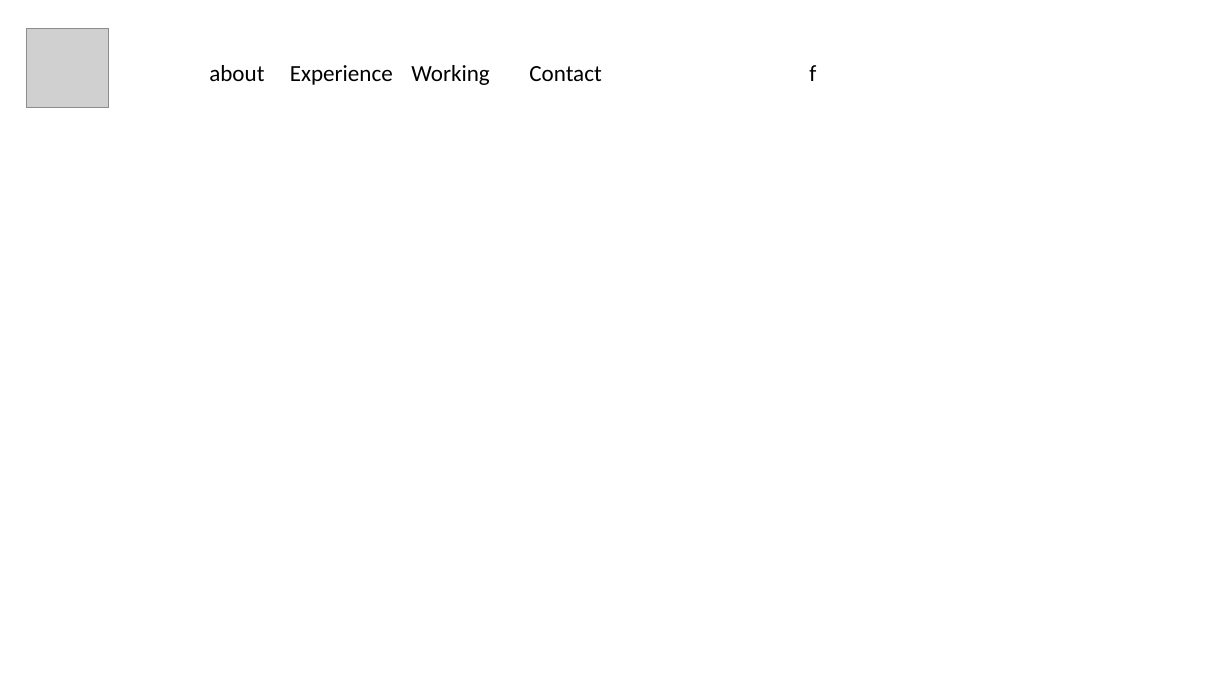
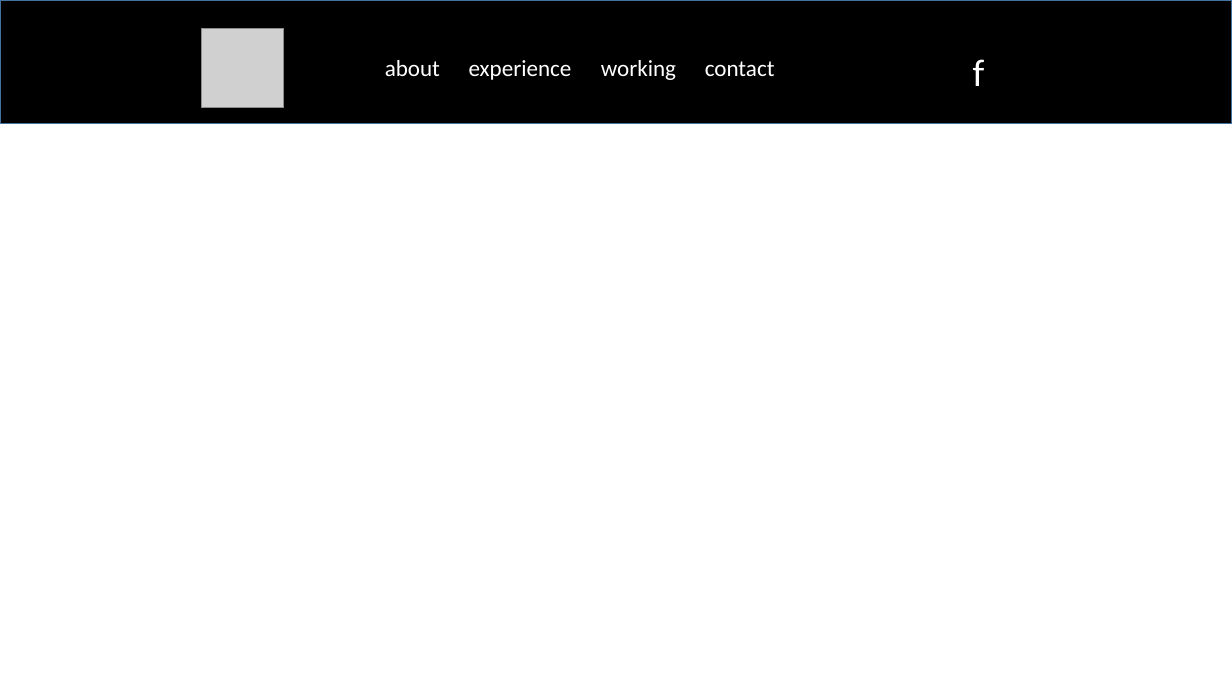
Before and after one commit to HannyYunny/Hanny-Portfolio, a slide deck: slide 2 of Presentation1.pptx. Drawn at 1232x693 pixels with LibreOffice and Linux fonts; fonts in the diff are those of the drawing; grey boxes stand for pictures. Boxes give left, top, right and bottom in pixels: in the first picture for what was removed or moved away, otherwise in the second. Text is boxed around its words. In the diff, an @@ line names an element or a change of style, - is before the commit and + after.

```diff
--- a/Presentation1.pptx
+++ b/Presentation1.pptx
@@ rectangle added at bbox=[0, 0, 1232, 123], fill #000000, outline #43739E 1 pt @@
@@ picture: place and size @@
-picture at bbox=[26, 28, 108, 107]
+picture at bbox=[201, 28, 284, 107]
@@ text "about": place and size @@
-text "about" at bbox=[209, 65, 264, 81]
+text "about" at bbox=[385, 60, 440, 76]
@@ text "about" at bbox=[385, 60, 440, 76]: text colour #000000 to #FFFFFF @@
@@ text "f": place and size @@
-text "f" at bbox=[809, 65, 816, 81]
+text "f" at bbox=[973, 59, 985, 86]
@@ text "f" at bbox=[973, 59, 985, 86]: size 18 to 30 pt, text colour #000000 to #FFFFFF @@
@@ text at bbox=[469, 60, 572, 80]: text changed; text colour #000000 to #FFFFFF @@
-Experience
+experience
@@ text at bbox=[601, 60, 676, 80]: text changed; text colour #000000 to #FFFFFF @@
-Working
+working
@@ text at bbox=[705, 61, 775, 76]: text changed; text colour #000000 to #FFFFFF @@
-Contact
+contact
```
Also in this commit, not shown: 1 other slide changed, 1 slide added, 2 other files.
